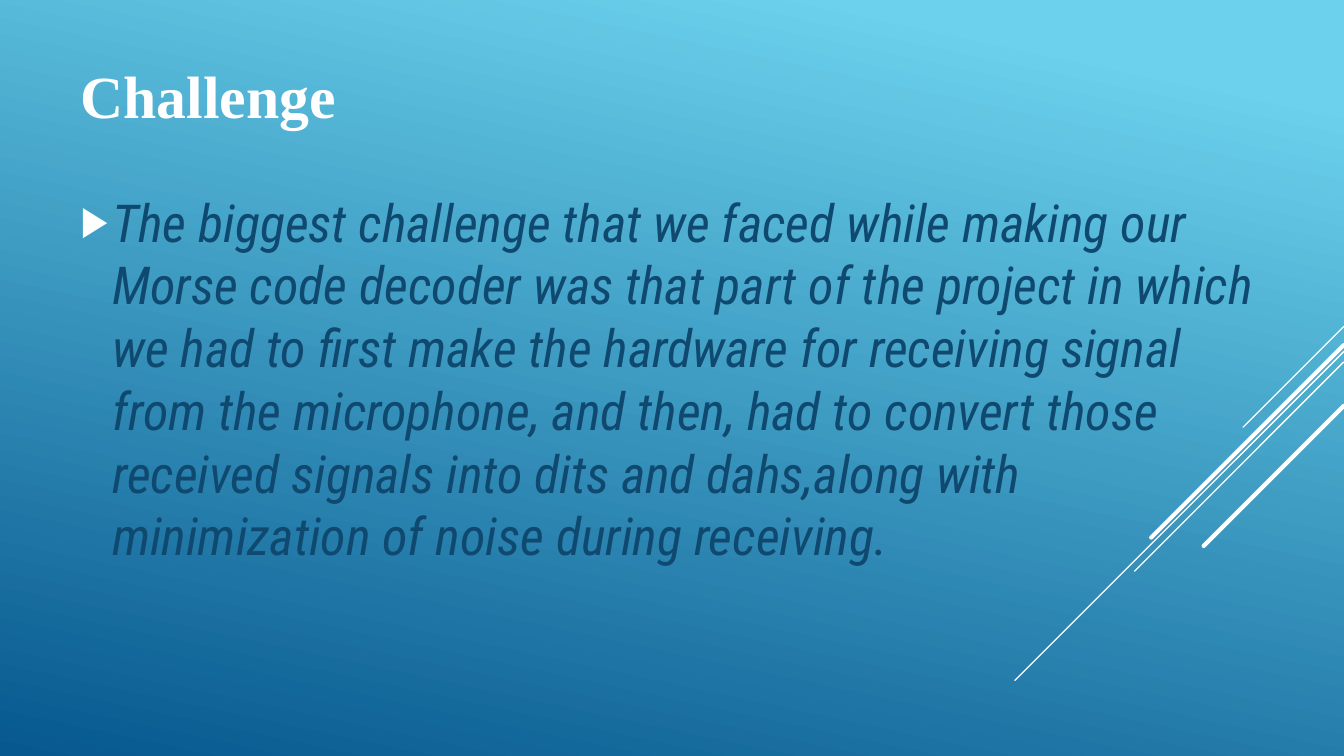
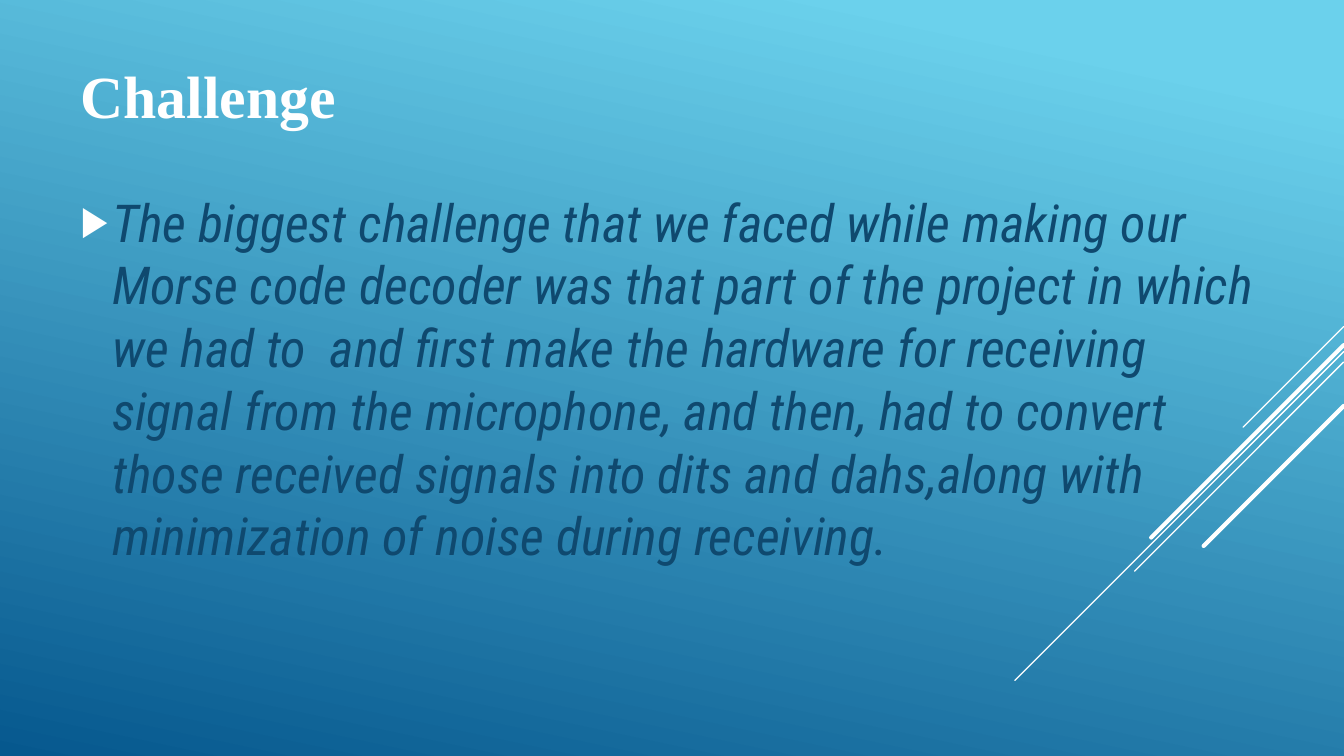
Before and after one commit to ajinkyagorad/CS101_MorseCodeDecoder, a slide deck: slide 7 of Presentation.pptx. Drawn at 1344x756 pixels with LibreOffice and Linux fonts; fonts in the diff are those of the drawing. Boxes give left, top, right and bottom in pixels: in the first picture for what was removed or moved away, otherwise in the second. Text is boxed around its words. In the diff, an @@ line names an element or a change of style, - is before the commit and + after.

```diff
--- a/Presentation.pptx
+++ b/Presentation.pptx
@@ text at box(112, 202, 1253, 566): text changed @@
-▶ The biggest challenge that we faced while making our Morse code decoder was that part of the project in which we had to first make the hardware for receiving signal from the microphone, and then, had to convert those received signals into dits and dahs,along with minimization of noise during receiving.
+▶ The biggest challenge that we faced while making our Morse code decoder was that part of the project in which we had to and first make the hardware for receiving signal from the microphone, and then, had to convert those received signals into dits and dahs,along with minimization of noise during receiving.
```
Also in this commit, not shown: 1 other slide changed, 27 other files.
